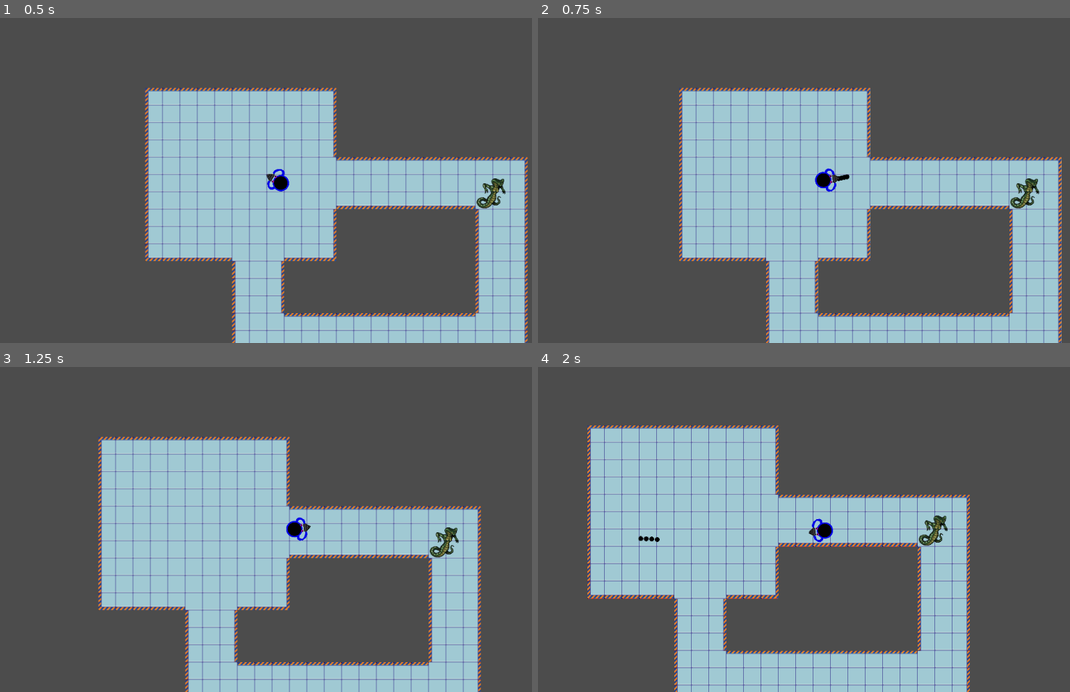
Above: before the commit, frames 1-4 (two rows, left to right).
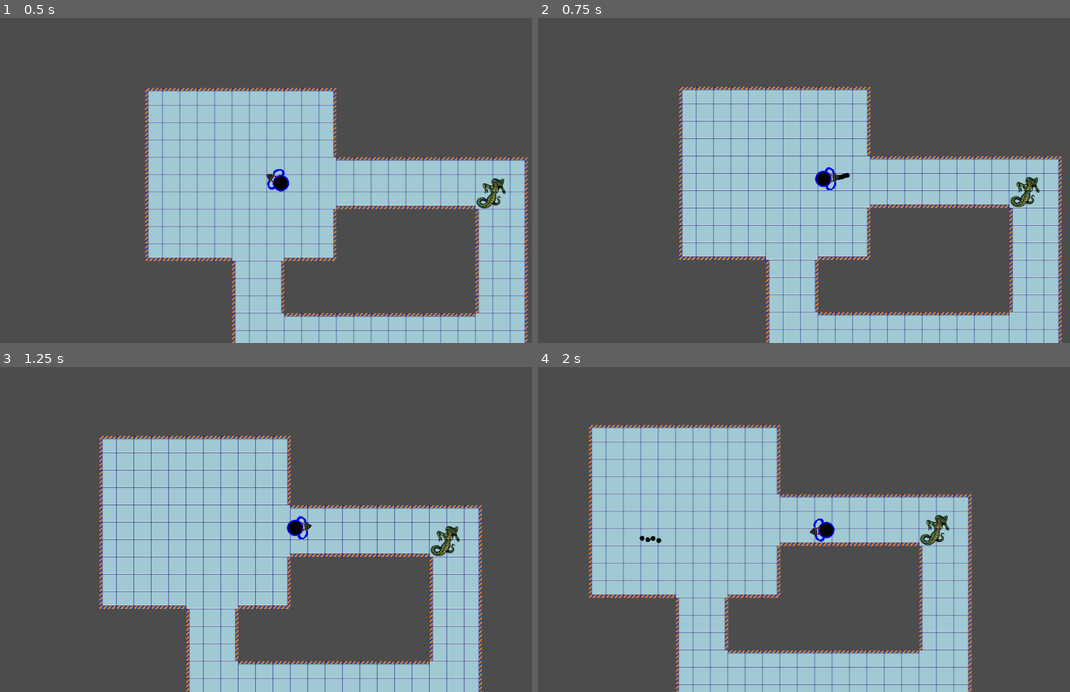
Above: after the commit, the same moments.

Repository: giraffegrenade/top-down-shooter
Game: Godot game, scene res://scenes/Main.tscn
Same seed, same stepped clock (60 frames per second), same inputs: the game is played once before the commit and once after it.
Inputs (mouse positions are in pixels of both pictures, inside the frame that each line leads up to):
- Up to frame 1 (0.5 s): no input
- Up to frame 2 (0.75 s): tap Enter at 0.5 s; move the mouse to (937, 164) at 0.52 s; hold Right (ui_right) from 0.53 s (still down); click (937, 164) at 0.67 s
- Up to frame 3 (1.25 s): keep holding Right (ui_right)
- Up to frame 4 (2 s): move the mouse to (702, 545) at 1.27 s; release Right (ui_right) at 1.28 s; hold Down (ui_down) from 1.28 s (still down); click (702, 545) at 1.42 s

Frame 1 is identical in both runs. In frame 2, 7.4% of the frame differs, in the area x 26-99%, y 21-100%; in frame 3, 11%, in the area x 18-91%, y 21-100%; in frame 4, 10%.
Error in both runs: Invalid get index 'shape' (on base: 'Dictionary'). (res://scenes/Naga.gd:21)

Commit message:
Added screenshake and sound effect

Diff:
--- a/TopDownShooter/scenes/Main.tscn
+++ b/TopDownShooter/scenes/Main.tscn
@@ -4,7 +4,7 @@
 [ext_resource path="res://scenes/Player.tscn" type="PackedScene" id=2]
 [ext_resource path="res://scenes/Naga.tscn" type="PackedScene" id=3]
 
-[node name="Node" type="Node" index="0"]
+[node name="Node" type="Node"]
 
 [node name="TileMap" type="TileMap" parent="." index="0"]
 
--- a/TopDownShooter/scenes/Player.gd
+++ b/TopDownShooter/scenes/Player.gd
@@ -2,12 +2,19 @@
 
 export (float) var acceleration
 export (int) var max_speed
+export (int) var shake_amount = 3
 const BULLET_SCENE = preload("res://scenes/bullet.tscn")
 var screensize  # Size of the game window.
 var velocity = Vector2()
 
 func _ready():
-    screensize = get_viewport_rect().size
+	screensize = get_viewport_rect().size
+
+func screen_shake():
+	$Camera2D.set_offset(Vector2( \
+		rand_range(-1.0, 1.0) * shake_amount, \
+		rand_range(-1.0, 1.0) * shake_amount \
+	))
 
 func _process(delta):
 	var friction = false
@@ -15,6 +22,7 @@
 	look_at(get_global_mouse_position())
 
 	if Input.is_mouse_button_pressed(1):
+		screen_shake()
 		var clone = BULLET_SCENE.instance()
 		clone.start(position, get_global_mouse_position())
 		get_parent().add_child(clone)
--- a/TopDownShooter/scenes/Player.tscn
+++ b/TopDownShooter/scenes/Player.tscn
@@ -22,6 +22,7 @@
 }
 acceleration = null
 max_speed = null
+shake_amount = 3
 
 [node name="Sprite" type="Sprite" parent="." index="0"]
 
--- a/TopDownShooter/scenes/bullet.gd
+++ b/TopDownShooter/scenes/bullet.gd
@@ -6,6 +6,7 @@
 var velocity = Vector2()
 
 func start(pos, mouse_pos):
+	$Shoot.play(0)
 	position = pos + (mouse_pos-pos).normalized() * BULLET_SPAWN_DIST
 	velocity = (mouse_pos-pos).normalized() * speed
 
--- a/TopDownShooter/scenes/bullet.tscn
+++ b/TopDownShooter/scenes/bullet.tscn
@@ -1,14 +1,15 @@
-[gd_scene load_steps=4 format=2]
+[gd_scene load_steps=5 format=2]
 
 [ext_resource path="res://scenes/bullet.gd" type="Script" id=1]
 [ext_resource path="res://art/bullet.png" type="Texture" id=2]
+[ext_resource path="res://sounds/shoot.wav" type="AudioStream" id=3]
 
 [sub_resource type="CircleShape2D" id=1]
 
 custom_solver_bias = 0.0
 radius = 4.63147
 
-[node name="Bullet" type="Area2D"]
+[node name="Bullet" type="Area2D" index="0"]
 
 position = Vector2( 0.510464, -0.0510464 )
 input_pickable = true
@@ -32,4 +33,15 @@
 
 shape = SubResource( 1 )
 
+[node name="Shoot" type="AudioStreamPlayer2D" parent="." index="2"]
+
+stream = ExtResource( 3 )
+volume_db = -40.0
+pitch_scale = 1.0
+autoplay = false
+max_distance = 2000.0
+attenuation = 1.0
+bus = "Master"
+area_mask = 1
+
 [connection signal="body_entered" from="." to="." method="_on_Bullet_body_entered"]
Empty file added: TopDownShooter/scenes/Camera2D.gd
Not shown, added: TopDownShooter/sounds/shoot.wav.import
Not shown, added: TopDownShooter/sounds/shoot.wav
